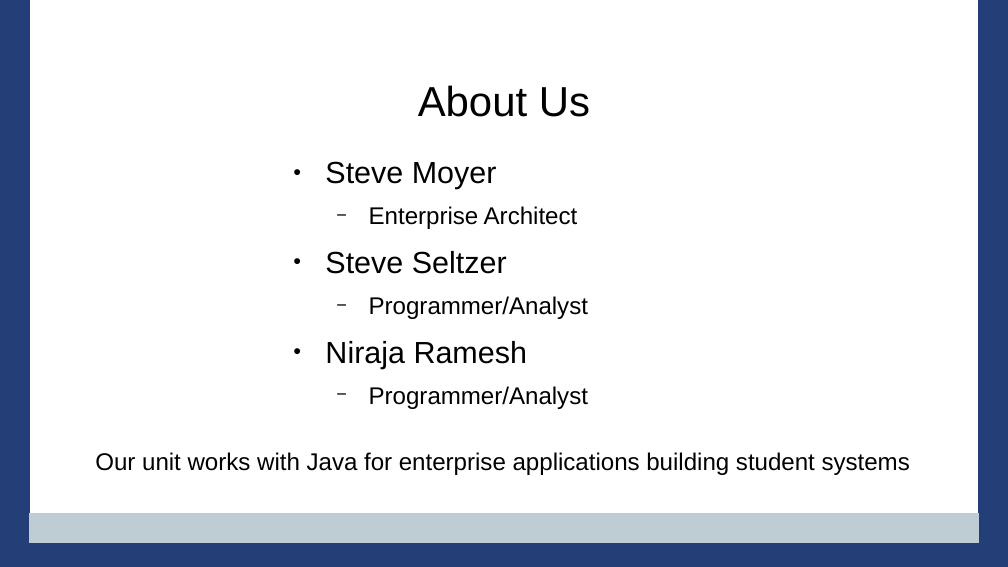
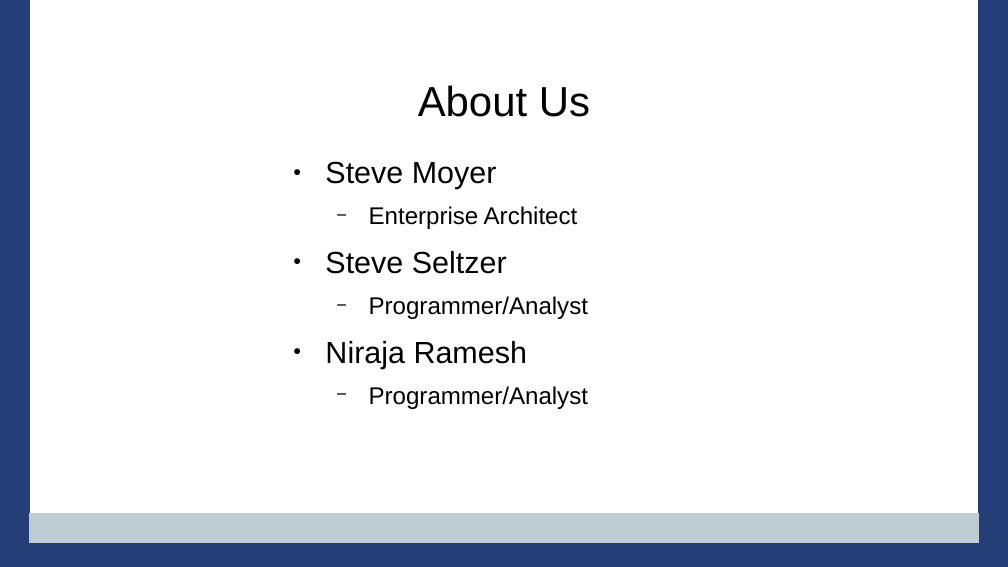
Before and after one commit to PennState/junit5-presentation, a slide deck: slide 2 of src/site/presentation/Junit5_Presentation_JavaOne_2016.odp. Drawn at 1008x567 pixels with LibreOffice and Linux fonts; fonts in the diff are those of the drawing; background and template pictures are left out. Boxes give left, top, right and bottom in pixels: in the first picture for what was removed or moved away, otherwise in the second. Text is boxed around its words. In the diff, an @@ line names an element or a change of style, - is before the commit and + after.

```diff
--- a/src/site/presentation/Junit5_Presentation_JavaOne_2016.odp
+++ b/src/site/presentation/Junit5_Presentation_JavaOne_2016.odp
@@ title removed at (95,452,910,475) @@
-Our unit works with Java for enterprise applications building student systems
```
Also in this commit, not shown: 33 other slides changed, 23 slides added, 6 slides removed.
